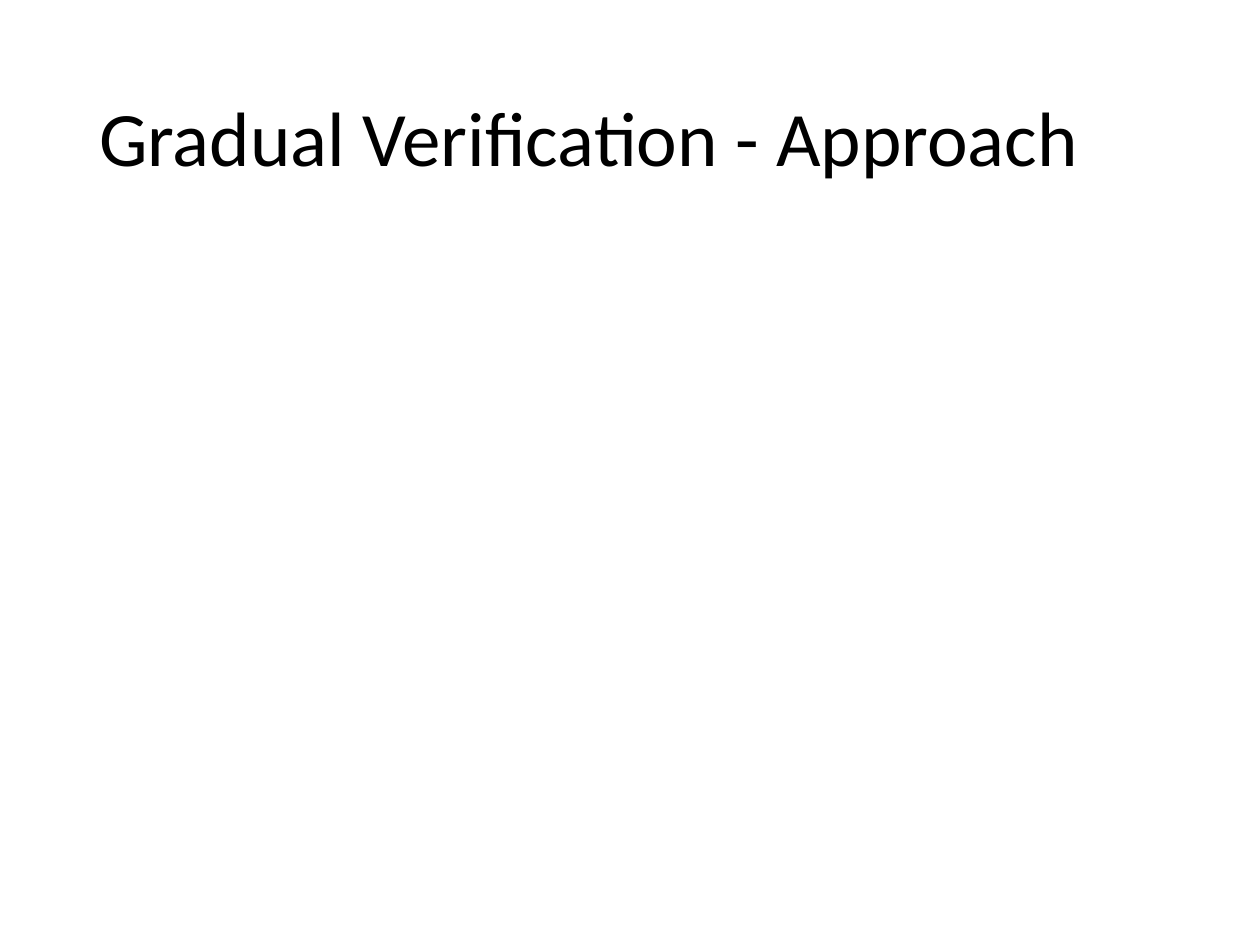
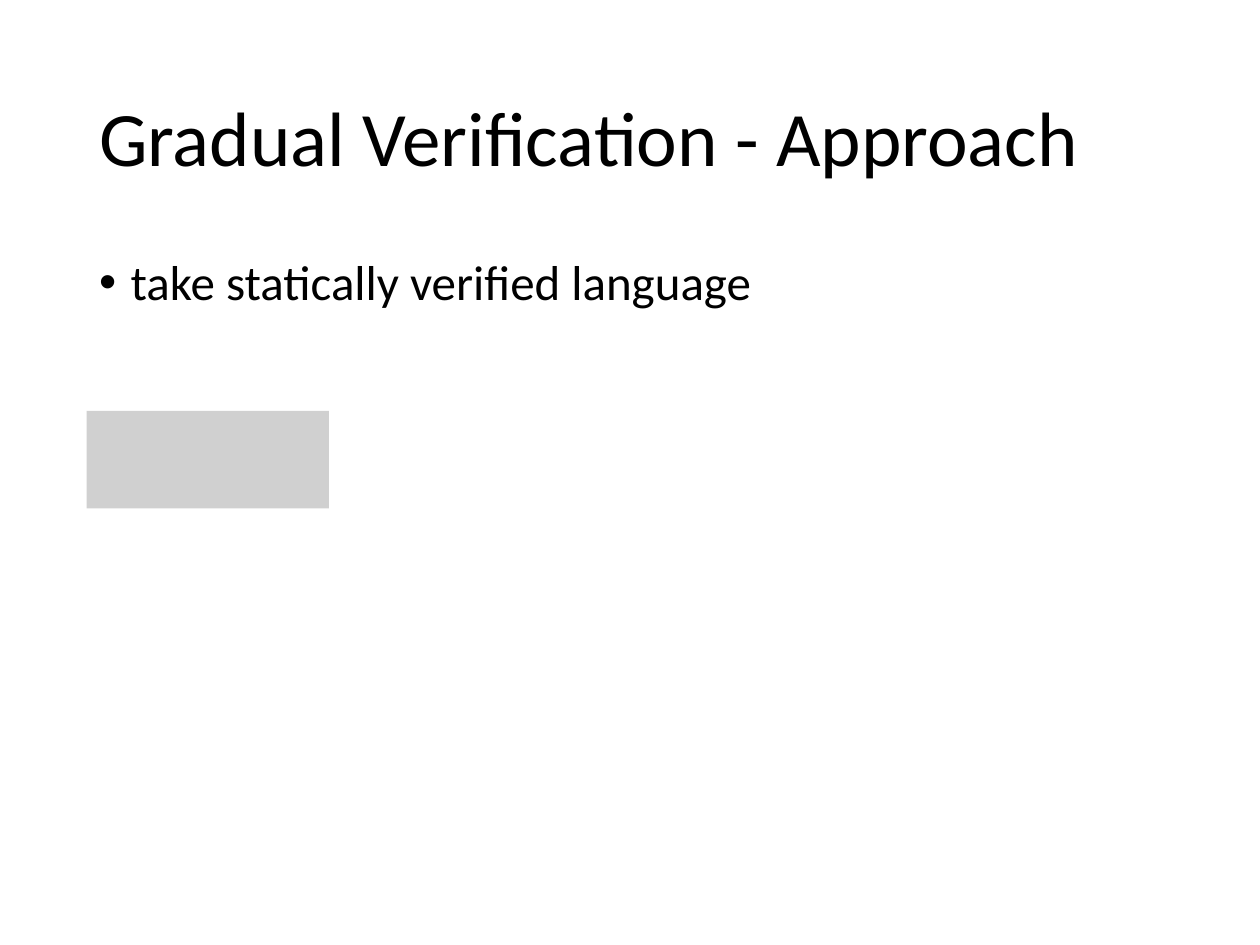
Before and after one commit to olydis/GradVerThesis, a slide deck: slide 10 of presentation/PLunch.pptx. Drawn at 1260x945 pixels with LibreOffice and Linux fonts; fonts in the diff are those of the drawing; grey boxes stand for pictures. Boxes give left, top, right and bottom in pixels: in the first picture for what was removed or moved away, otherwise in the second. Text is boxed around its words. In the diff, an @@ line names an element or a change of style, - is before the commit and + after.

```diff
--- a/presentation/PLunch.pptx
+++ b/presentation/PLunch.pptx
@@ text added at bbox=[131, 266, 751, 309], 28 pt, text #000000 @@
+• take statically verified language
@@ picture added at bbox=[87, 411, 329, 508] @@
```
Also in this commit, not shown: 1 other slide changed, 12 other files.
